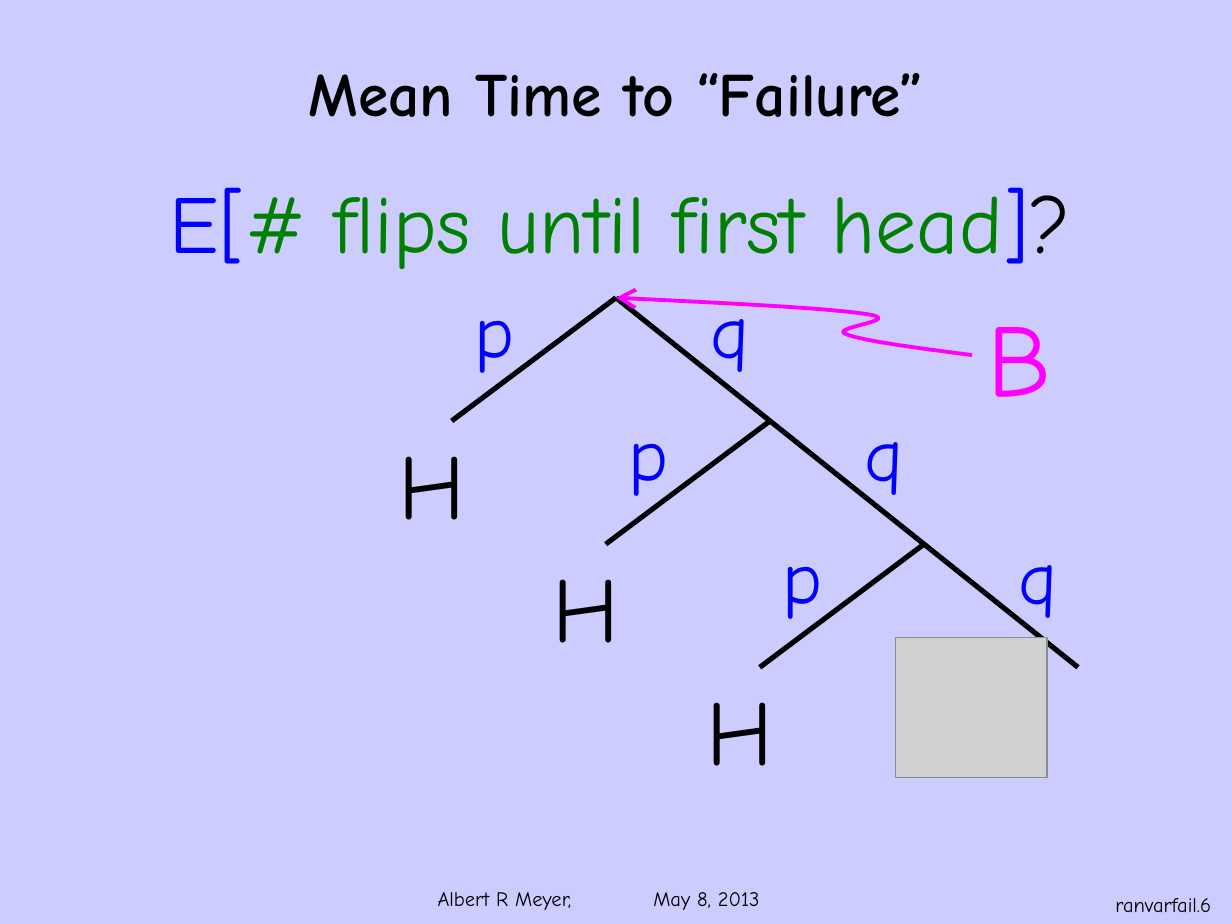
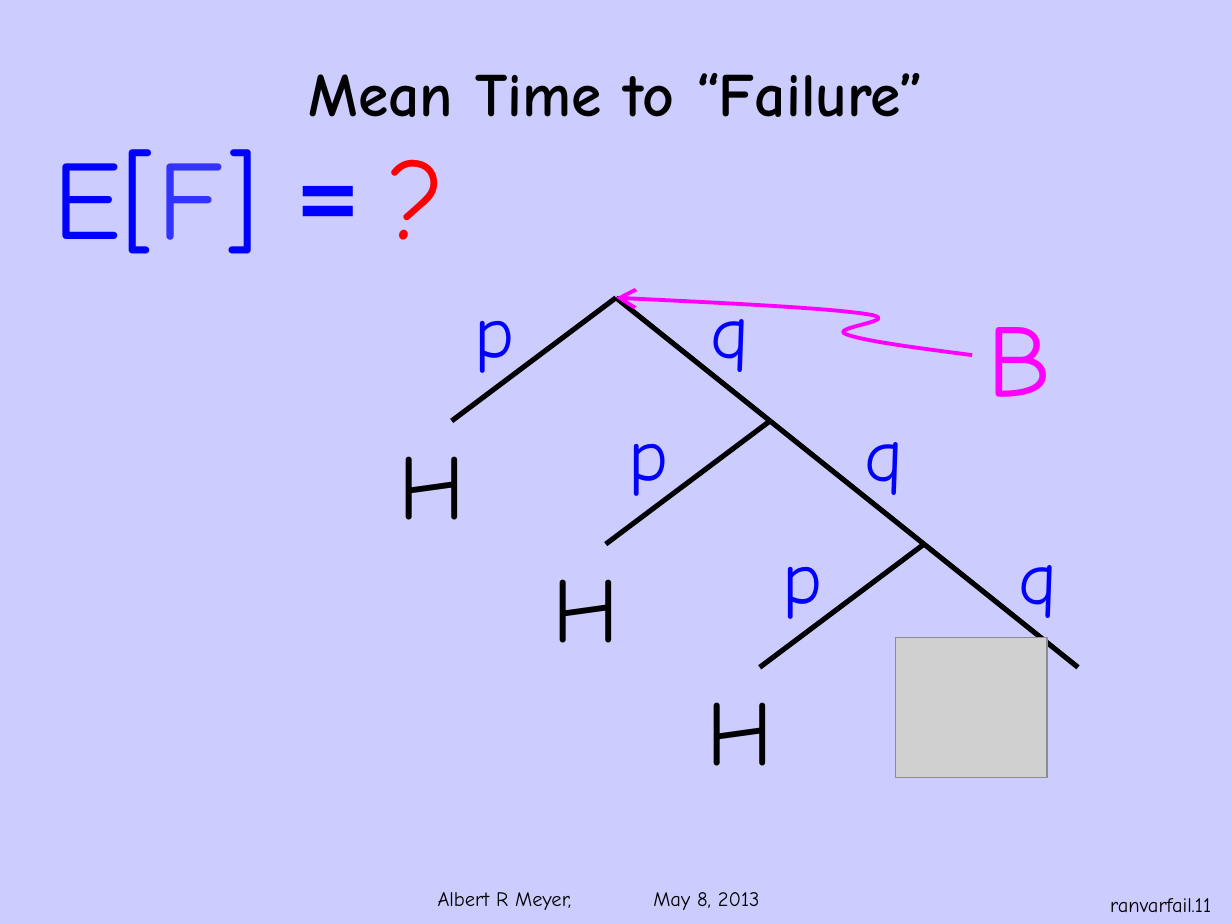
Before and after one commit to armeyer/mcs_web, a slide deck: slide 11 of spring13/slides13/ranvar-expect-fail.pptx (slide 6 before the commit). Drawn at 1232x924 pixels with LibreOffice and Linux fonts; fonts in the diff are those of the drawing; grey boxes stand for pictures; background and template pictures are left out. Boxes give left, top, right and bottom in pixels: in the first picture for what was removed or moved away, otherwise in the second. Text is boxed around its words. In the diff, an @@ line names an element or a change of style, - is before the commit and + after.

Commit message:
add ranvar-expect-total.pptx, edit all the expectation slides

```diff
--- a/spring13/slides13/ranvar-expect-fail.pptx
+++ b/spring13/slides13/ranvar-expect-fail.pptx
@@ text added at (53, 149, 258, 254), 66 pt, text #0000FF @@
+E[F] = ?
@@ text removed at (170, 187, 1070, 269) @@
-E[# flips until first head]?
@@ page number at (1110, 898, 1211, 913): text changed @@
-ranvarfail.6
+ranvarfail.11
```
Also in this commit, not shown: 9 other slides changed, 6 slides added, 2 slides removed, 4 other files.
